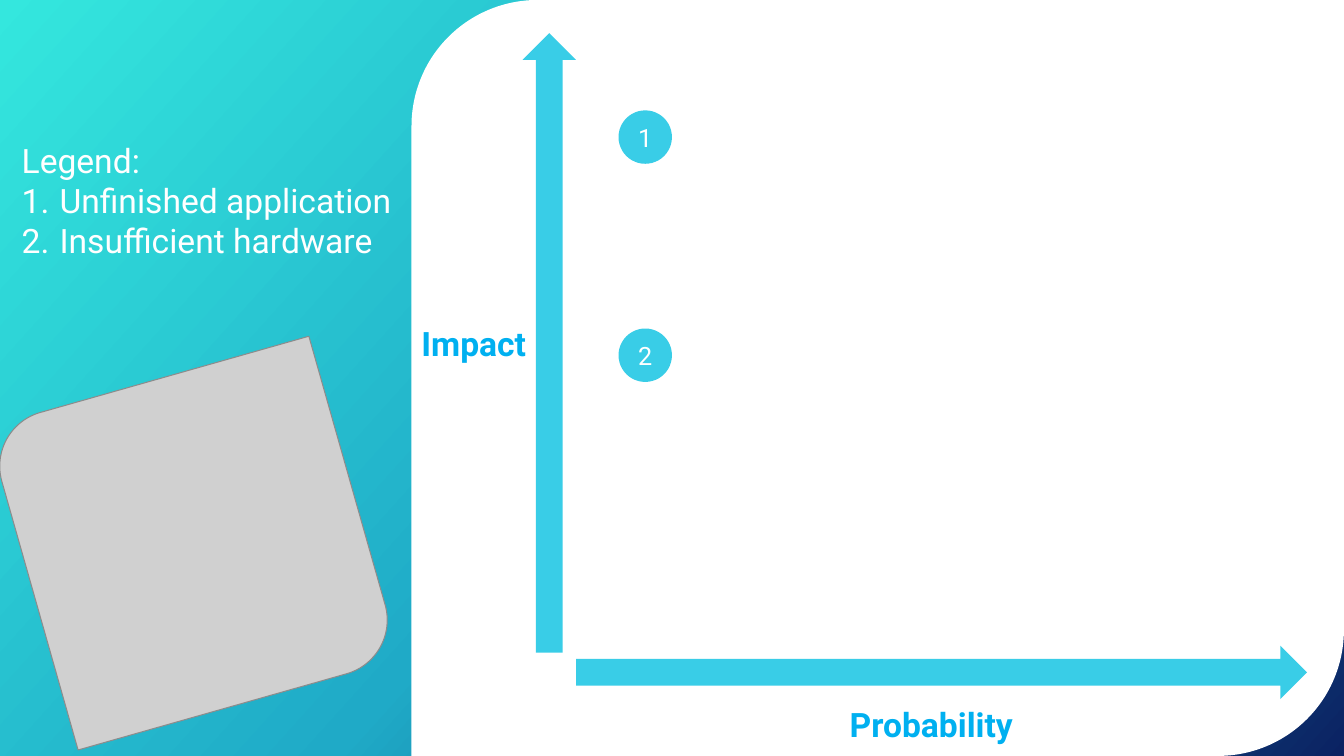
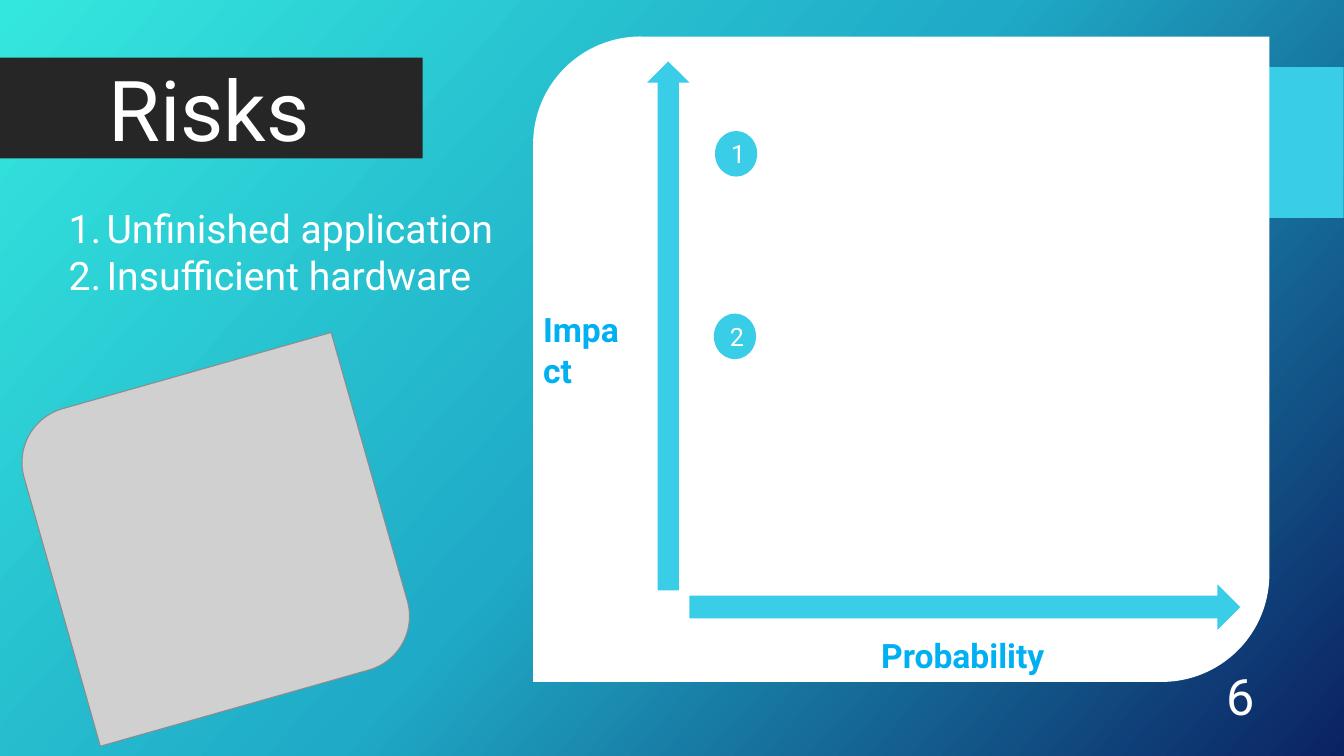
Before and after one commit to CosminBudurovici/Digital_Twin_Monitoring_System, a slide deck: slide 6 of Design Artefacts/Monitoring system presentation.pptx. Drawn at 1344x756 pixels with LibreOffice and Linux fonts; fonts in the diff are those of the drawing; grey boxes stand for pictures; background and template pictures are left out. Boxes give left, top, right and bottom in pixels: in the first picture for what was removed or moved away, otherwise in the second. Text is boxed around its words. In the diff, an @@ line names an element or a change of style, - is before the commit and + after.

```diff
--- a/Design Artefacts/Monitoring system presentation.pptx
+++ b/Design Artefacts/Monitoring system presentation.pptx
@@ rectangle added at (0, 57, 423, 158), fill #262626, 60 pt, text #FFFFFF @@
+Risks
@@ round diag rect: place and size @@
-round diag rect at (411, 0, 1344, 756)
+round diag rect at (533, 36, 1269, 682)
@@ up arrow: place and size @@
-up arrow at (522, 33, 576, 653)
+up arrow at (647, 62, 690, 591)
@@ text at (22, 148, 140, 180): paragraph removed @@
-Legend:
@@ ellipse "1": place and size @@
-ellipse "1" at (619, 111, 673, 164)
+ellipse "1" at (715, 131, 757, 176)
@@ text "Unfinished application": place and size @@
-text "Unfinished application" at (22, 148, 391, 254)
+text "Unfinished application" at (107, 213, 493, 291)
@@ text "Unfinished application" at (107, 213, 493, 291): size 24 to 28 pt @@
@@ text "Impact" rewrapped from (421, 332, 526, 363) to (533, 304, 634, 348) @@
@@ ellipse "2": place and size @@
-ellipse "2" at (619, 329, 673, 382)
+ellipse "2" at (714, 314, 756, 359)
@@ picture: place and size @@
-picture at (0, 337, 400, 750)
+picture at (9, 333, 422, 746)
@@ up arrow: place and size @@
-up arrow at (577, 645, 1308, 699)
+up arrow at (690, 585, 1241, 630)
@@ text "Probability": place and size @@
-text "Probability" at (850, 711, 1013, 744)
+text "Probability" at (881, 642, 1044, 675)
@@ page number added at (1227, 679, 1255, 716), 36 pt, text #FFFFFF @@
+6
```
Also in this commit, not shown: 16 other slides changed, 10 slides added, 1 slide removed, 6 other files.
